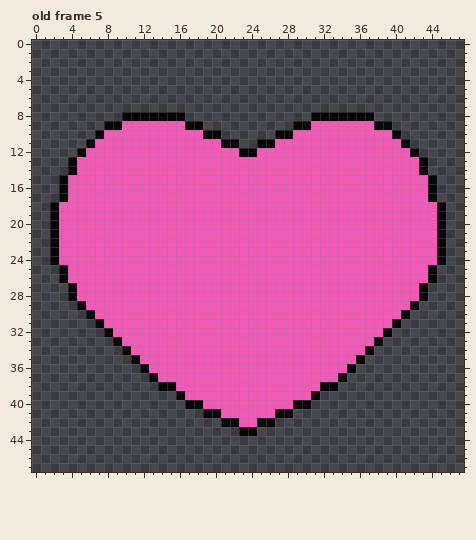
Pixel-art file, stored at src/assets/reels/reels-01.aseprite. The picture above was drawn from the file before the commit.
48x48 pixels, 15 frames. Shown: old frame 5. The commit also changed other frames, which this record leaves out.
After the commit:
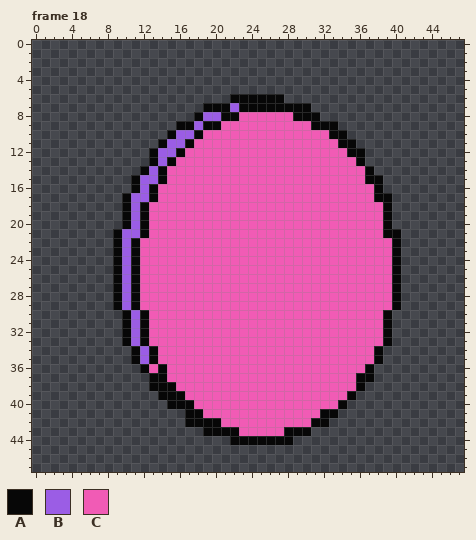
Palette (. is transparent): A #070707  B #9b5de5  C #f15bb5
A new or re-ordered frame is compared with the old frame closest to it.
Change:
frames 15 -> 18
Frame 18 is new; against old frame 5, layer "Layer 1":
y 6: x 22..27 ...... -> AAAAAA
y 7: x 19..30 ............ -> AAABAAAAAAAA
y 8: x 10..16 AAAAAAA -> .......; x 18..30 ............. -> ABBAACCCCCCAA; x 32..37 AAAAAA -> ......
y 9: x 8..16 AACCCCCCC -> ........A; x 18..39 A..........AACCCCCCCAA -> BAACCCCCCCCCCAAA......
y 10: x 7..28 ACCCCCCCCCCCAA......AA -> ........ABBACCCCCCCCCC; x 33..40 CCCCCCCA -> AA......
y 11: x 6..17 ACCCCCCCCCCC -> ........ABBA; x 21..26 AA..AA -> CCCCCC; x 34..41 CCCCCCCA -> AA......
y 12: x 5..16 ACCCCCCCCCCC -> ........ABBA; x 23..24 AA -> CC; x 35..42 CCCCCCCA -> AA......
y 13: x 4..15 ACCCCCCCCCCC -> .........ABA; x 36..43 CCCCCCCA -> A.......
y 14: x 4..14 ACCCCCCCCCC -> ........ABA; x 37..43 CCCCCCA -> A......
y 15: x 3..14 ACCCCCCCCCCC -> ........ABBA; x 37..44 CCCCCCCA -> AA......
y 16: x 3..13 ACCCCCCCCCC -> ........ABA; x 38..44 CCCCCCA -> A......
y 17: x 3..13 ACCCCCCCCCC -> .......ABBA; x 38..44 CCCCCCA -> AA.....
y 18..20: x 2..12 ACCCCCCCCCC -> ........ABA; x 39..45 CCCCCCA -> A......
y 21: x 2..12 ACCCCCCCCCC -> .......ABBA; x 39..45 CCCCCCA -> AA.....
y 22..24: x 2..11 ACCCCCCCCC -> .......ABA; x 40..45 CCCCCA -> A.....
y 25..26: x 3..11 ACCCCCCCC -> ......ABA; x 40..44 CCCCA -> A....
y 27..28: x 4..11 ACCCCCCC -> .....ABA; x 40..43 CCCA -> A...
y 29: x 5..11 ACCCCCC -> ....ABA; x 40..42 CCA -> A..
y 30: x 6..12 ACCCCCC -> ....ABA; x 39..41 CCA -> A..
y 31: x 7..12 ACCCCC -> ...ABA; x 39..40 CA -> A.
y 32: x 8..12 ACCCC -> ..ABA
y 33: x 9..12 ACCC -> .ABA; x 38..39 A. -> CA
y 34: x 10..13 ACCC -> .ABA; x 37..38 A. -> CA
y 35: x 12..13 CC -> BA; x 36..38 A.. -> CCA
y 36: x 14 C -> A; x 35..37 A.. -> CCA
y 37: x 14 C -> A; x 34..37 A... -> CCAA
y 38: x 13 . -> A; x 32..36 AA... -> CCCCA
y 39: x 14..15 .. -> AA; x 31..35 A.... -> CCCCA
y 40: x 15..16 .. -> AA; x 18 A -> C; x 29..34 AA.... -> CCCCCA
y 41: x 17..20 ..AA -> AACC; x 27..33 AA..... -> CCCCCAA
y 42: x 17..22 ....AA -> AAAACC; x 25..32 AA...... -> CCCCCCAA
y 43: x 19..30 ....AA...... -> AAAACCCCCAAA
y 44: x 22..28 ....... -> AAAAAAA
Where, in picture pixels (left, top, right, bottom), the same in both pictures:
changed: (50, 94, 446, 445)
